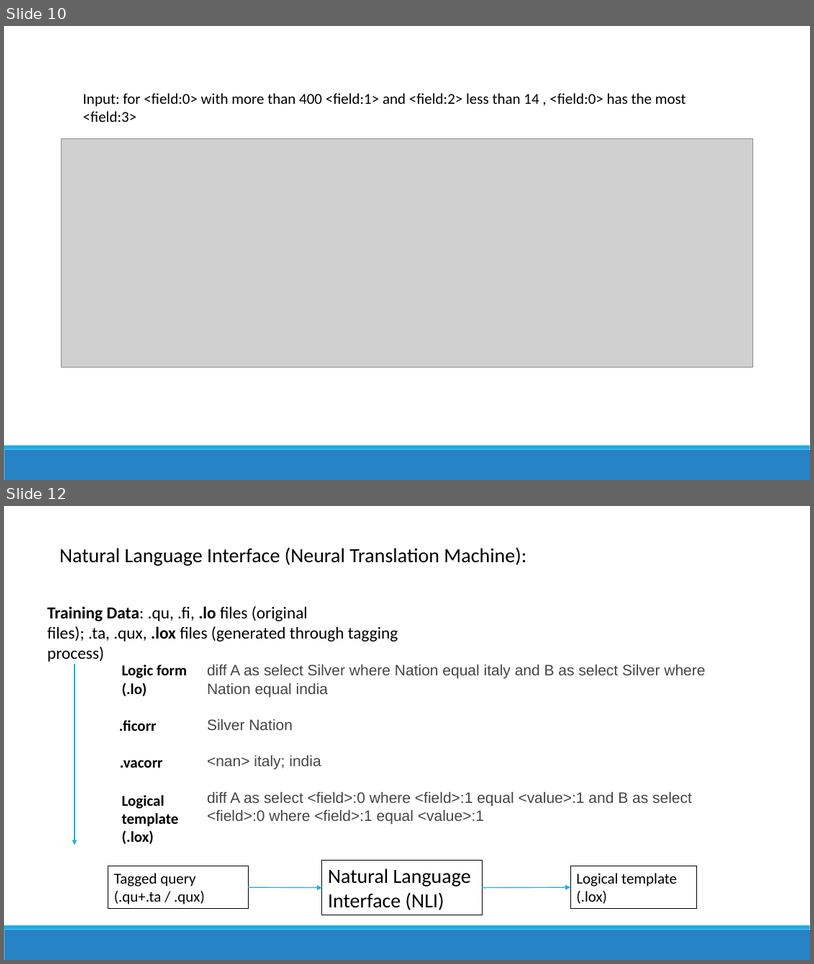
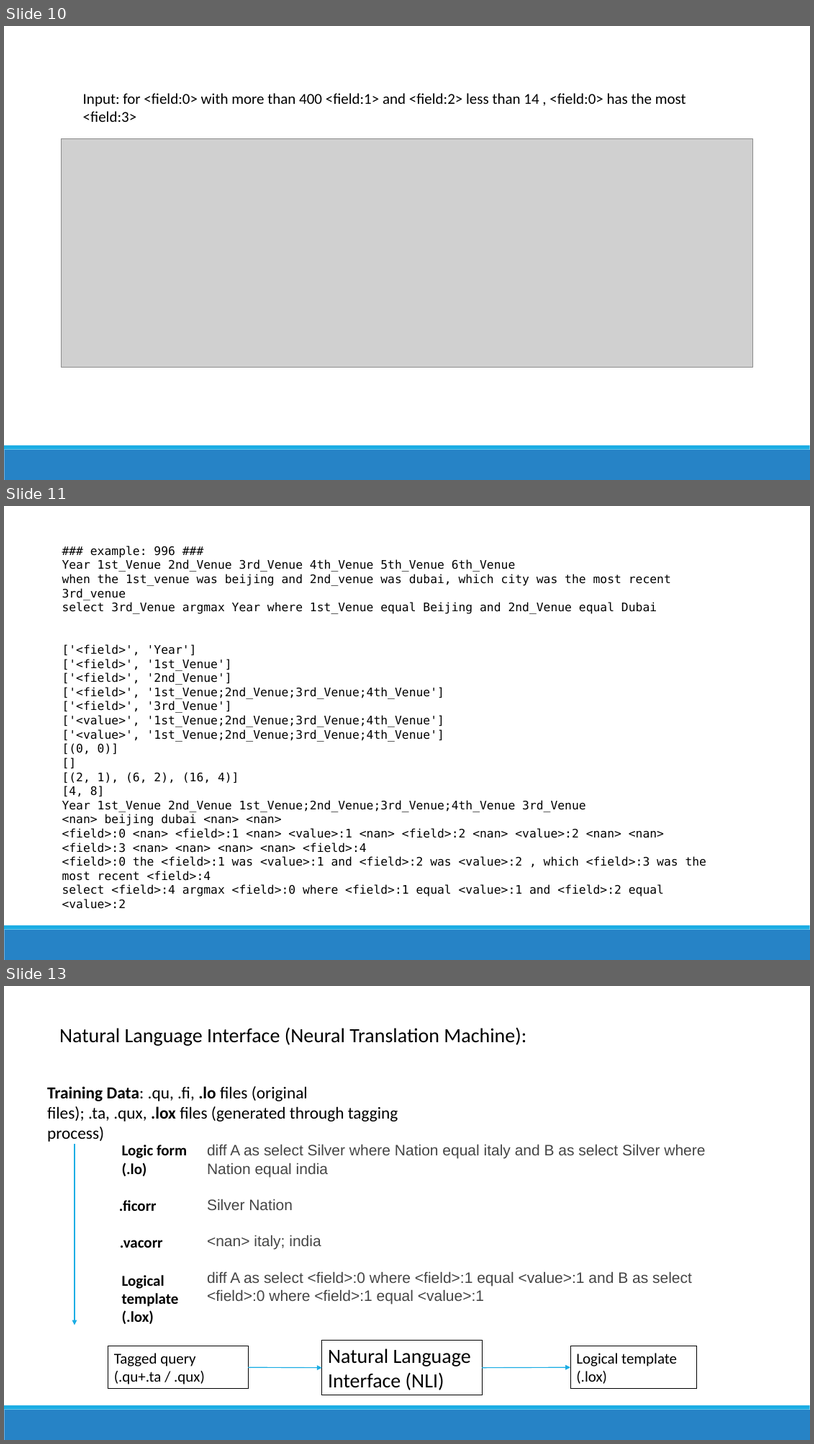
Before and after one commit to richardxiong/dnnQuery, a slide deck: dnnQuery2.pptx. Shown one above the other, each under a label of ours: slides 10 and 12 before the commit, slides 10, 11 and 13 after it; the slides between them are not shown. The pictures are 814x964 and 814x1444 pixels, drawn with LibreOffice and Linux fonts; fonts in the diff are those of the drawing; grey boxes stand for pictures. Boxes give left, top, right and bottom in pixels: in the first picture for what was removed or moved away, otherwise in the second. Text is boxed around its words. In the diff, an @@ line names an element or a change of style, - is before the commit and + after.

```diff
--- a/dnnQuery2.pptx
+++ b/dnnQuery2.pptx
@@ slide 11 added at [4, 506, 810, 960], background #FFFFFF; not listed: 2 template elements that a slide beside it also shows @@
@@ text added at [62, 546, 707, 908], 14 pt, text #000000 @@
+### example: 996 ###
+Year 1st_Venue 2nd_Venue 3rd_Venue 4th_Venue 5th_Venue 6th_Venue
+when the 1st_venue was beijing and 2nd_venue was dubai, which city was the most recent 3rd_venue
+select 3rd_Venue argmax Year where 1st_Venue equal Beijing and 2nd_Venue equal Dubai
+['<field>', 'Year']
+['<field>', '1st_Venue']
+['<field>', '2nd_Venue']
+['<field>', '1st_Venue;2nd_Venue;3rd_Venue;4th_Venue']
+['<field>', '3rd_Venue']
+['<value>', '1st_Venue;2nd_Venue;3rd_Venue;4th_Venue']
+['<value>', '1st_Venue;2nd_Venue;3rd_Venue;4th_Venue']
+[(0, 0)]
+[]
+[(2, 1), (6, 2), (16, 4)]
+[4, 8]
+Year 1st_Venue 2nd_Venue 1st_Venue;2nd_Venue;3rd_Venue;4th_Venue 3rd_Venue
+<nan> beijing dubai <nan> <nan>
+<field>:0 <nan> <field>:1 <nan> <value>:1 <nan> <field>:2 <nan> <value>:2 <nan> <nan> <field>:3 <nan> <nan> <nan> <nan> <field>:4
+<field>:0 the <field>:1 was <value>:1 and <field>:2 was <value>:2 , which <field>:3 was the most recent <field>:4
+select <field>:4 argmax <field>:0 where <field>:1 equal <value>:1 and <field>:2 equal <value>:2
@@ what was slide 12 is now slide 13 @@
```
Also in this commit, not shown: 2 slides changed, 3 other files.
